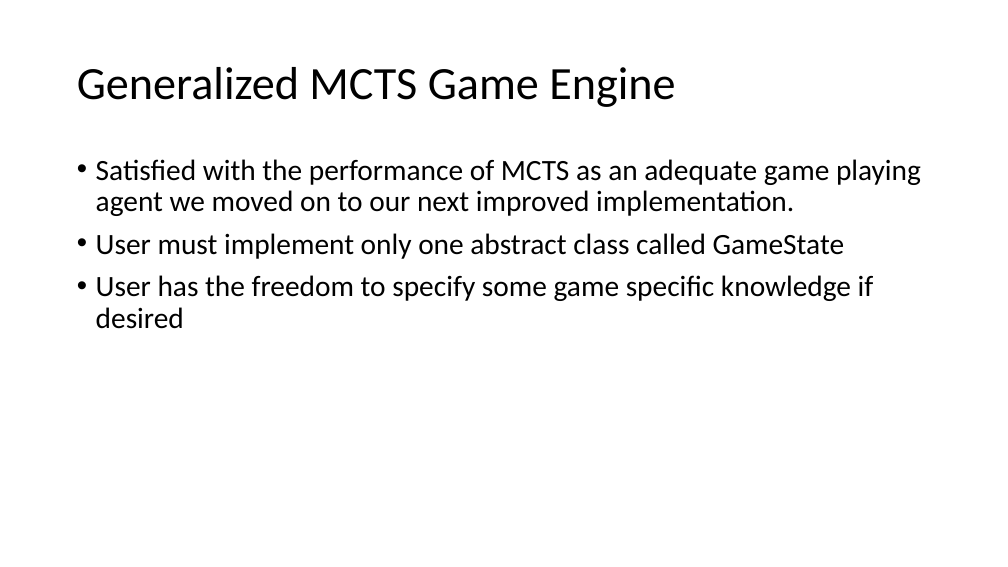
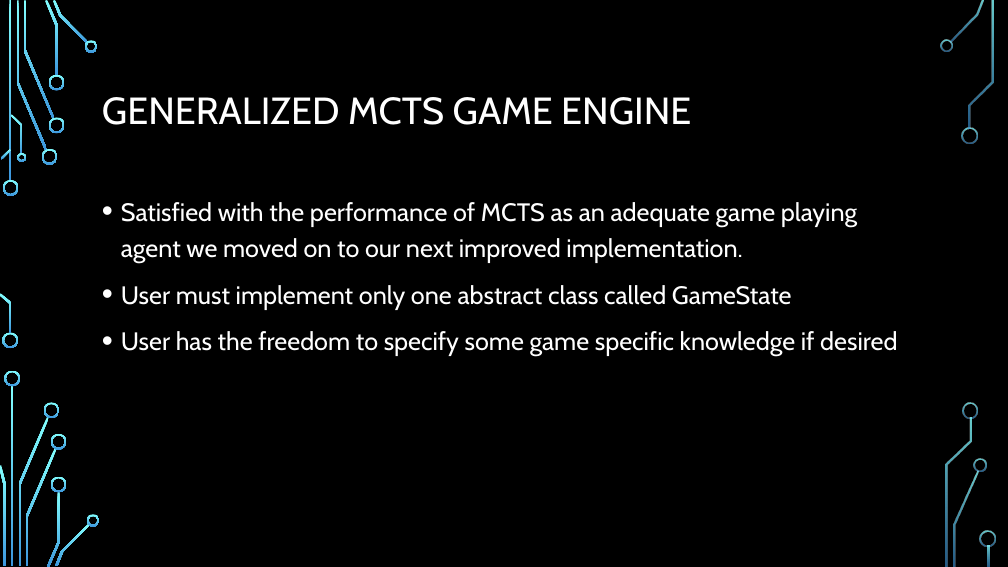
Before and after one commit to Ha5hBr0wn/CS4701, a slide deck: slide 7 of FinalPresentation.pptx. Drawn at 1008x567 pixels with LibreOffice and Linux fonts; fonts in the diff are those of the drawing; background and template pictures are left out. Boxes give left, top, right and bottom in pixels: in the first picture for what was removed or moved away, otherwise in the second. Text is boxed around its words. In the diff, an @@ line names an element or a change of style, - is before the commit and + after.

```diff
--- a/FinalPresentation.pptx
+++ b/FinalPresentation.pptx
@@ background #FFFFFF to picture (left out) @@
@@ title at <box>102,97,691,125</box>: text changed; size 44 to 36 pt; font Calibri to Cabin; text colour #000000 to #FFFFFF @@
-Generalized MCTS Game Engine
+GENERALIZED MCTS GAME ENGINE
@@ text "Satisfied with the performance of ...": place and size @@
-text "Satisfied with the performance of ..." at <box>96,159,921,329</box>
+text "Satisfied with the performance of ..." at <box>121,202,897,357</box>
@@ text "Satisfied with the performance of ..." at <box>121,202,897,357</box>: size 28 to 24 pt, font Calibri to Cabin, text colour #000000 to #FFFFFF; line spacing 0.9 to 1.2 @@
@@ group added at <box>0,0,996,567</box>: 33 freeform shapes, 3 rectangles @@
```
Also in this commit, not shown: 18 other slides changed.
